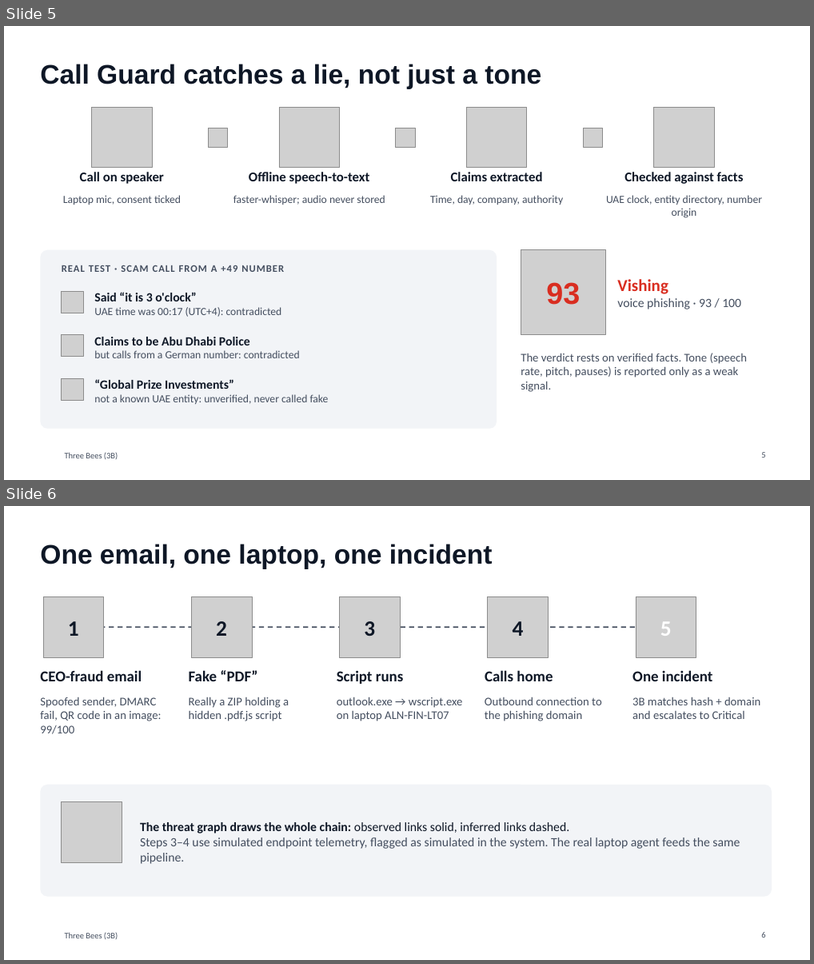
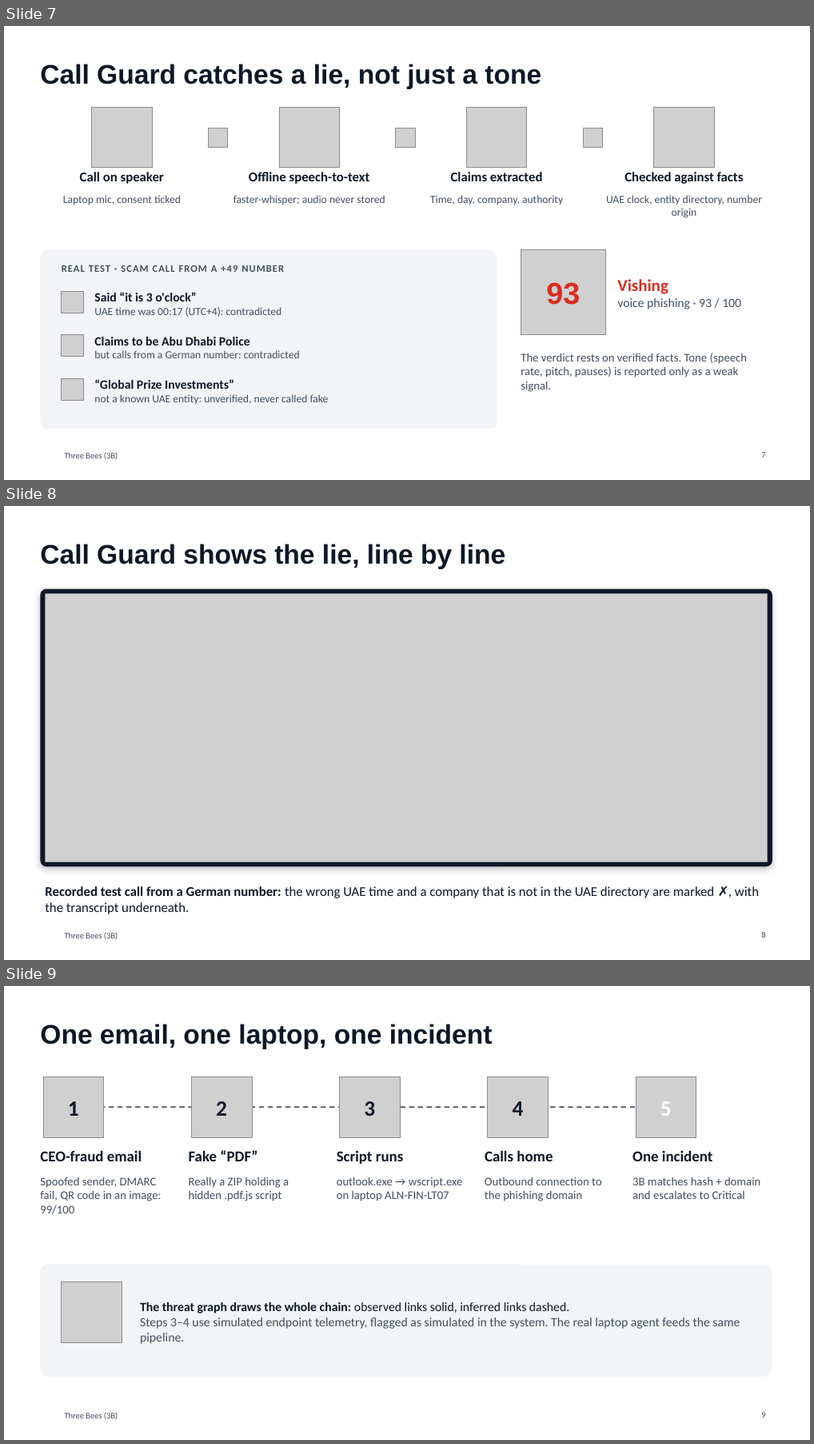
Before and after one commit to Mezx-1/three-bees, a slide deck: docs/presentation/ThreeBees_3B.pptx. Shown one above the other, each under a label of ours: slides 5 and 6 before the commit, slides 7, 8 and 9 after it. The pictures are 814x964 and 814x1444 pixels, drawn with LibreOffice and Linux fonts; fonts in the diff are those of the drawing; grey boxes stand for pictures; background and template pictures are left out. Boxes give left, top, right and bottom in pixels: in the first picture for what was removed or moved away, otherwise in the second. Text is boxed around its words. In the diff, an @@ line names an element or a change of style, - is before the commit and + after.

```diff
--- a/docs/presentation/ThreeBees_3B.pptx
+++ b/docs/presentation/ThreeBees_3B.pptx
@@ slide 8 added at <box>4,506,810,960</box>, background #FFFFFF; not listed: 1 template element that a slide beside it also shows @@
@@ title added at <box>40,544,506,569</box>, 32 pt, text #0E1726, bold @@
+Call Guard shows the lie, line by line
@@ rounded rectangle added at <box>40,589,773,867</box>, fill #0E1726 @@
@@ picture added at <box>45,594,768,862</box> @@
@@ text added at <box>45,886,759,914</box>, 16 pt, text #0E1726 @@
+Recorded test call from a German number: the wrong UAE time and a company that is not in the UAE directory are marked ✗, with the transcript underneath.
@@ page number added at <box>762,932,766,937</box>, 10 pt, text #444E5F @@
+8
@@ what was slide 5 is now slide 7 @@
@@ what was slide 6 is now slide 9 @@
```
Also in this commit, not shown: 3 other slides added, 5 other files.
